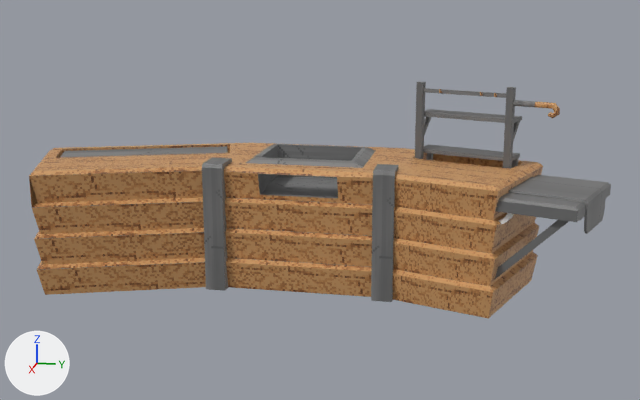
Two versions of the Blender file Blender/B_CookingStation.blend, one commit apart.
Rendered twice from a 50 mm lens placed at (14.12, 2.96, 4.81), pointed at (0.45, 0.23, 1.4). The axes (+X, +Y, +Z) are drawn at lower left. The lights are the same throughout. The picture after the commit comes second.

Names of what the first picture shows: 'CookingStationMesh', 'Cylinder.001'.
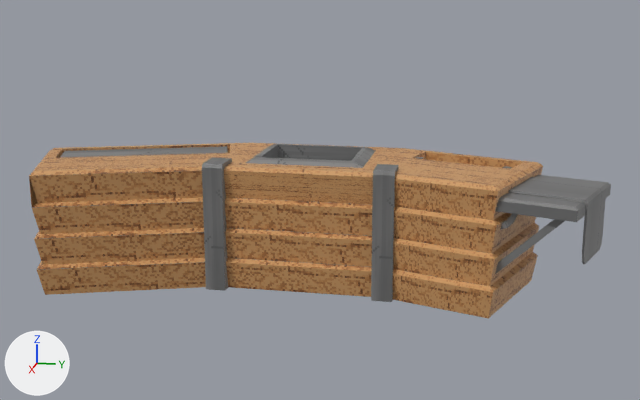
What changed in the scene script:
```text
Change me_cube:
    used by ob_cookingstationmesh; location = (0.0, 0.0, 0.0)
    remove me_cube.from_pydata(...)  # 428 vertices, 379 faces; spans x -1.15..2.02, y -4.67..4.73, z 0.0..3.24
    add me_cube.from_pydata(...)  # 472 vertices, 418 faces; spans x -1.15..2.02, y -4.67..4.73, z 0.0..2.07
    me_cube part 1: the loose piece of 52 vertices spanning x 0.14..0.47, y 3.18..3.89, z 2.82..3.05 is moved by (0.0, 0.0, -1.24)
    me_cube part 2: the loose piece of 8 vertices spanning x -0.41..-0.27, y 1.67..1.81, z 1.59..3.24 is moved by (0.0, 0.0, -1.24)
    me_cube part 3: the loose piece of 8 vertices spanning x -0.79..0.16, y 1.7..3.36, z 2.08..2.14 is moved by (0.0, 0.0, -1.24)
    me_cube part 4: the loose piece of 8 vertices spanning x -0.35..0.18, y 1.77..3.13, z 3.08..3.14 is moved by (0.0, 0.0, -1.24)
    me_cube part 5: the loose piece of 8 vertices spanning x -0.79..0.16, y 1.7..3.36, z 2.68..2.74 is moved by (0.0, 0.0, -1.24)
    me_cube part 6: the loose piece of 8 vertices spanning x 0.1..0.24, y 3.09..3.23, z 1.59..3.24 is moved by (0.0, 0.0, -1.24)
    me_cube part 7: the loose piece of 8 vertices spanning x -0.77..-0.38, y 1.73..1.92, z 2.29..2.68 is moved by (0.0, 0.0, -1.24)
    me_cube part 8: the loose piece of 8 vertices spanning x -0.26..0.13, y 3.15..3.34, z 2.29..2.68 is moved by (0.0, 0.0, -1.24)
    me_cube part 9: the loose piece of 8 vertices spanning x -0.77..-0.66, y 1.83..1.94, z 1.59..2.08 is moved by (0.0, 0.0, -1.24)
    me_cube part 10: the loose piece of 8 vertices spanning x -0.27..-0.16, y 3.23..3.34, z 1.59..2.08 is moved by (0.0, 0.0, -1.24)
    me_cube part 11: the loose piece of 10 vertices spanning x 1.34..1.83, y 3.05..4.09, z 0.58..1.63 is rebuilt with 8 vertices and now spans x 1.32..1.83, y 2.99..4.09, z 0.6..1.68
    me_cube part 12: a new loose piece of 24 vertices spanning x 1.24..1.56, y 2.78..3.38, z 1.31..1.64, in mat_cookingstation (picture img_t_woodandsteel_png)
    me_cube part 13: 8 vertices moved from x 0.56..1.58, y 4.23..4.62, z 1.4..1.55 to x 0.56..1.58, y 4.23..4.62, z 1.44..1.64; 4 vertices removed from x 0.68..1.47, y 4.28..4.58, z 1.35; 16 vertices added at x 0.56..1.58, y 4.23..4.62, z 0.89..1.27
    me_cube part 14: 8 vertices removed from x 0.51..1.1, y -0.66..0.66, z 1.55..1.94
    other edits to the shape of me_cube do not show in these pictures
Remove ob_cylinder_001:
    ob_cylinder_001 = bpy.data.objects.new('Cylinder.001', me_cylinder_001)
    ob_cylinder_001.location = (1.43, 3.05, 1.63)
    ob_cylinder_001.rotation_euler = (0.349, 1.571, 0.0)  # degrees (20, 90, 0)
    ob_cylinder_001.scale = (0.84, 0.84, 0.6)
```

Pixel boxes (x1, y1, x2, y2) of what changed, in the pictures (640 x 400 px; the box of a moved part takes in the faces that stretch with it):
'CookingStationMesh', reshaped (26% shorter): before (29, 81, 611, 318); after (29, 143, 611, 318)
'Cylinder.001', deleted: before (499, 213, 513, 224)
part 1 of me_cube, moved or reshaped (not visible afterwards): before (513, 100, 560, 118)
part 2 of me_cube, moved or reshaped: before (415, 81, 426, 159); after (415, 157, 423, 159)
part 3 of me_cube, moved or reshaped (not visible afterwards): before (423, 144, 520, 161)
part 4 of me_cube, moved or reshaped (not visible afterwards): before (423, 88, 506, 98)
part 5 of me_cube, moved or reshaped (not visible afterwards): before (424, 109, 522, 123)
part 6 of me_cube, moved or reshaped: before (503, 87, 516, 169); after (503, 166, 512, 169)
part 7 of me_cube, moved or reshaped (not visible afterwards): before (424, 117, 431, 135)
part 8 of me_cube, moved or reshaped (not visible afterwards): before (513, 121, 520, 141)
part 9 of me_cube, moved or reshaped (not visible afterwards): before (426, 153, 433, 160)
part 10 of me_cube, moved or reshaped (not visible afterwards): before (512, 158, 518, 168)
part 11 of me_cube, rebuilt: before (495, 220, 569, 279); after (495, 219, 564, 274)
part 12 of me_cube, added: after (500, 214, 519, 230)
part 13 of me_cube, moved or reshaped: before (584, 189, 606, 234); after (582, 189, 606, 264)
part 14 of me_cube, deleted (brown): before (224, 171, 373, 205)
